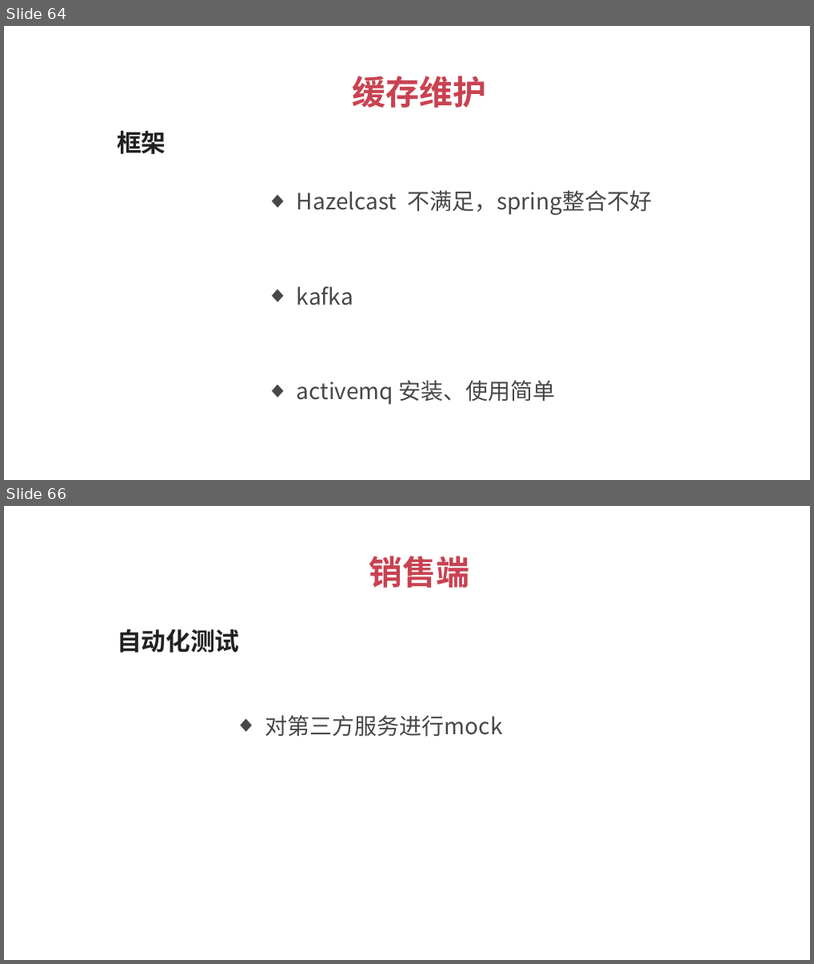
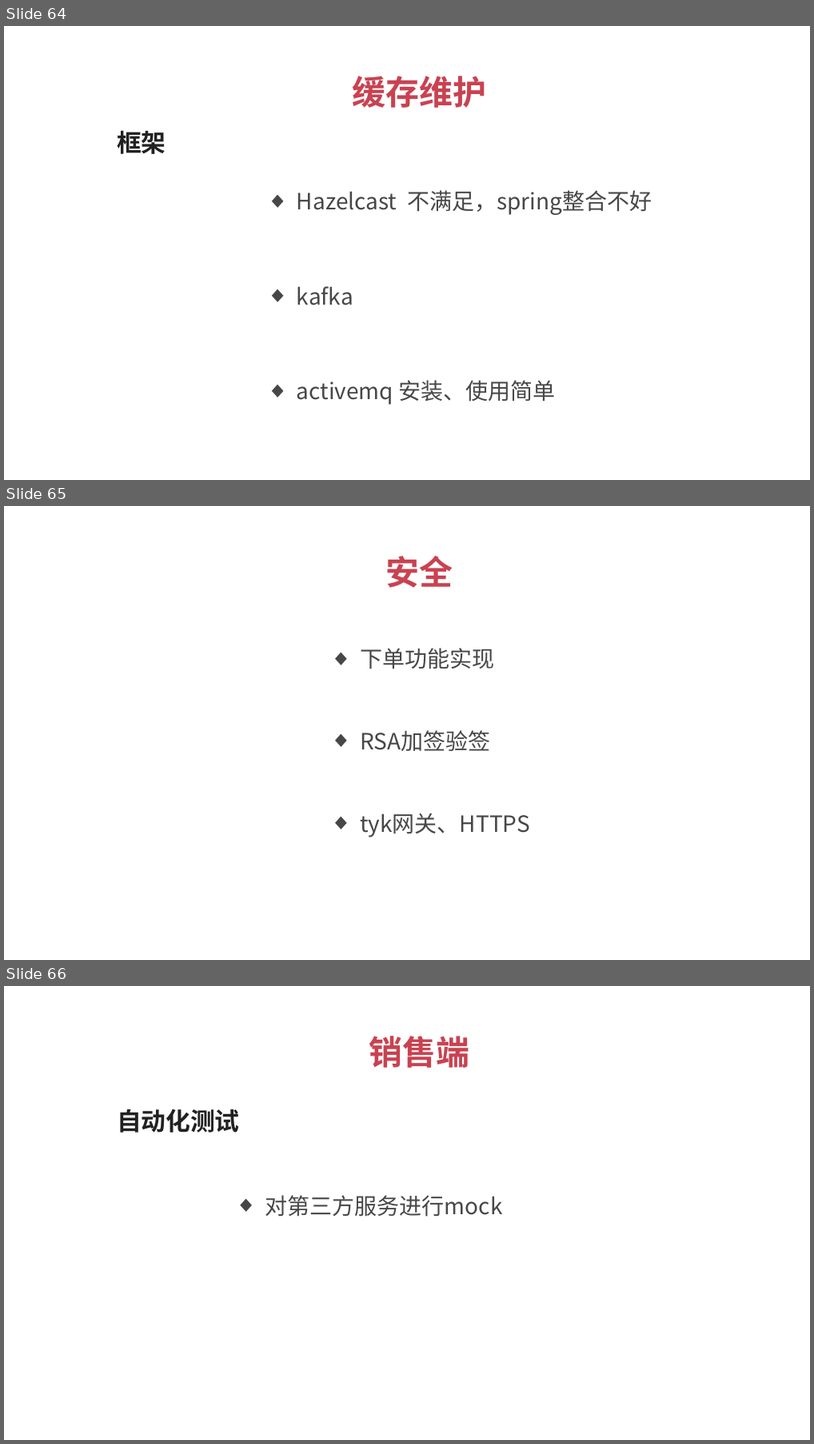
Before and after one commit to 1329555958/financial, a slide deck: 理财平台.pptx. Shown one above the other, each under a label of ours: slides 64 and 66 before the commit, slides 64, 65 and 66 after it; the slides between them are not shown. The pictures are 814x964 and 814x1444 pixels, drawn with LibreOffice and Linux fonts; fonts in the diff are those of the drawing. Boxes give left, top, right and bottom in pixels: in the first picture for what was removed or moved away, otherwise in the second. Text is boxed around its words. In the diff, an @@ line names an element or a change of style, - is before the commit and + after.

```diff
--- a/理财平台.pptx
+++ b/理财平台.pptx
@@ slide 65 added at bbox=[4, 506, 810, 960], background #FFFFFF @@
@@ text added at bbox=[386, 556, 454, 588], 30 pt, text #C94251, bold @@
+安全
@@ text added at bbox=[360, 648, 494, 668], 20 pt, text #474747 @@
+  ◆ 下单功能实现
@@ text added at bbox=[360, 730, 490, 751], 20 pt, text #474747 @@
+  ◆ RSA加签验签
@@ text added at bbox=[360, 812, 530, 837], 20 pt, text #474747 @@
+  ◆ tyk网关、HTTPS
```
Also in this commit, not shown: 1 slide removed, 8 other files.
